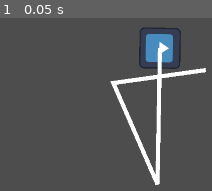
Above: before the commit, frame 1.
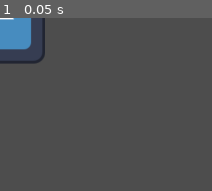
Above: after the commit, the same moment.

Repository: ValetNoir/enjam2025
Game: Godot game, scene res://scenes/base_mechanics/pattern.tscn
Same seed, same stepped clock (60 frames per second), same inputs: the game is played once before the commit and once after it. This scene is started directly instead of the project's main scene. The engine's default icon, where the game draws it, is replaced by a stand-in: a white triangle on a blue panel in a dark square.
Inputs:
- Up to frame 1 (0.05 s): no input

The runs differ from the first frame. In frame 1, 10% of the frame differs, in the area x 0-98%, y 0-97%.
Error after the commit: Invalid assignment of property or key 'bake_interval' with value of type 'float' on a base object of type 'null instance'. (res://scripts/pattern.gd:14)

Commit message:
#mechanics defaults

Diff:
--- a/scenes/base_mechanics/pattern.tscn
+++ b/scenes/base_mechanics/pattern.tscn
@@ -1,25 +1,15 @@
-[gd_scene load_steps=5 format=3 uid="uid://ferd4yatx5ry"]
+[gd_scene load_steps=4 format=3 uid="uid://ferd4yatx5ry"]
 
 [ext_resource type="Script" uid="uid://dff5ypit6p2rd" path="res://scripts/pattern.gd" id="1_iranr"]
 [ext_resource type="Texture2D" uid="uid://chgswxgrfdo5d" path="res://icon.svg" id="2_lc2xr"]
 
-[sub_resource type="Curve2D" id="Curve2D_6c1nw"]
-bake_interval = 150.0
-_data = {
-"points": PackedVector2Array(0, 0, 0, 0, 384, 72, 0, 0, 0, 0, 378, 399, 0, 0, 0, 0, 272, 156, 0, 0, 0, 0, 494, 125)
-}
-point_count = 4
-
 [sub_resource type="CircleShape2D" id="CircleShape2D_p404m"]
-radius = 58.077545
+radius = 121.0661
 
 [node name="Pattern" type="Path2D"]
-curve = SubResource("Curve2D_6c1nw")
 script = ExtResource("1_iranr")
 
 [node name="Pointer" type="PathFollow2D" parent="."]
-position = Vector2(384, 72)
-rotation = 1.5891429
 
 [node name="Area2D" type="Area2D" parent="Pointer"]
 
@@ -27,8 +17,7 @@
 shape = SubResource("CircleShape2D_p404m")
 
 [node name="Sprite2D" type="Sprite2D" parent="Pointer"]
-position = Vector2(0.35520172, 0.08021021)
-scale = Vector2(0.7677983, 0.77442247)
+scale = Vector2(1.6944684, 1.7090875)
 texture = ExtResource("2_lc2xr")
 
 [node name="Line2D" type="Line2D" parent="."]
--- a/scenes/tools/arrosoir.tscn
+++ b/scenes/tools/arrosoir.tscn
@@ -3,14 +3,14 @@
 [ext_resource type="PackedScene" uid="uid://dirsc5es5llxs" path="res://scenes/base_mechanics/hold.tscn" id="1_rhbh6"]
 
 [sub_resource type="RectangleShape2D" id="RectangleShape2D_rhbh6"]
-size = Vector2(378, 361)
+size = Vector2(688, 620.25)
 
 [node name="Arrosoir" type="Node"]
 
 [node name="Hold" parent="." instance=ExtResource("1_rhbh6")]
 
 [node name="CollisionShape2D" parent="Hold" index="0"]
-position = Vector2(596, 182.5)
+position = Vector2(954, 311.125)
 shape = SubResource("RectangleShape2D_rhbh6")
 
 [node name="Timer" parent="Hold" index="1"]
